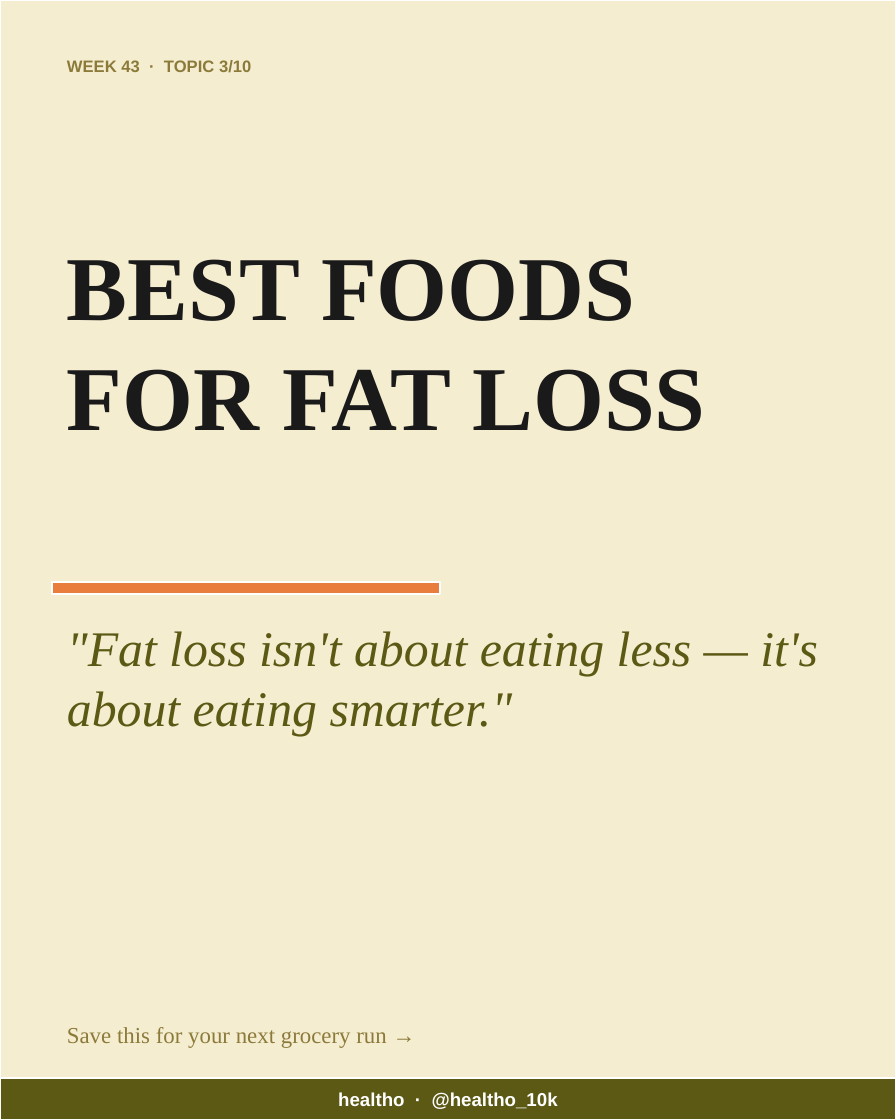
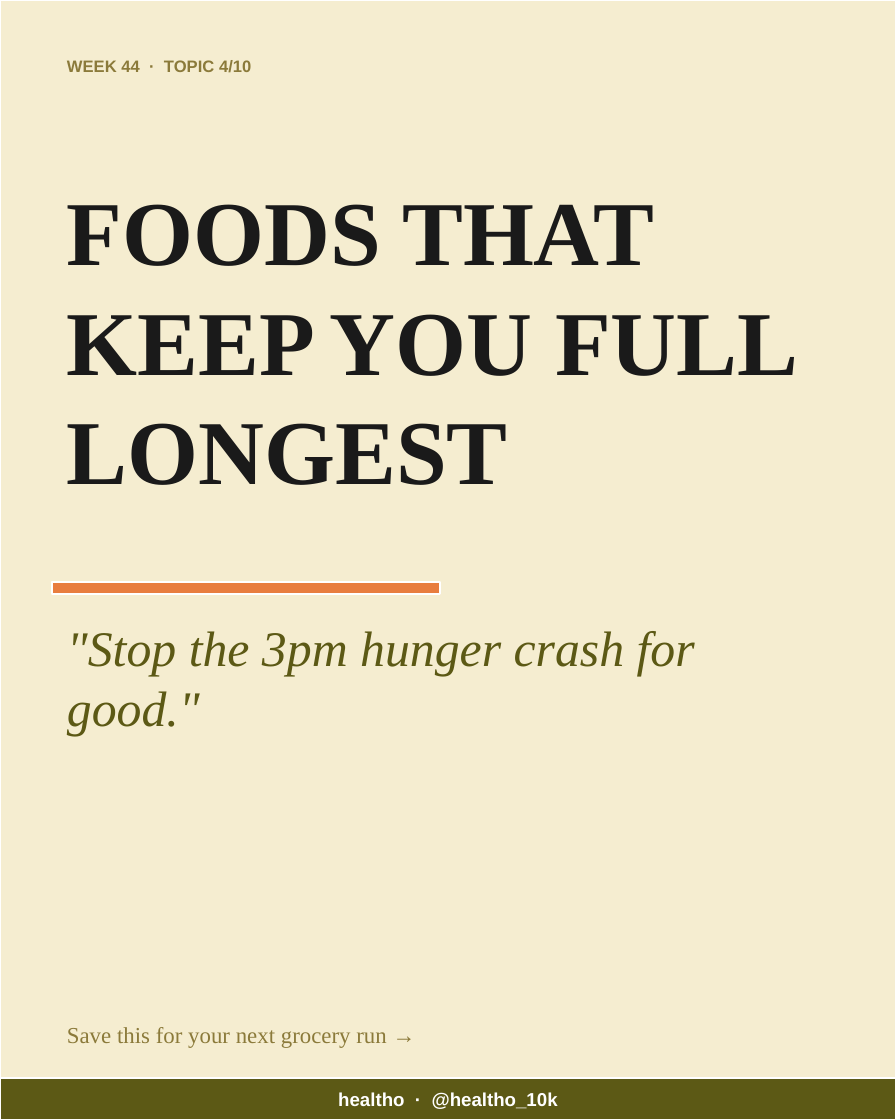
Before and after one commit to healtho-app/healtho, a slide deck: slide 1 of automation/output/latest-carousel.pptx. Drawn at 896x1120 pixels with LibreOffice and Linux fonts; fonts in the diff are those of the drawing. Boxes give left, top, right and bottom in pixels: in the first picture for what was removed or moved away, otherwise in the second. Text is boxed around its words. In the diff, an @@ line names an element or a change of style, - is before the commit and + after.

```diff
--- a/automation/output/latest-carousel.pptx
+++ b/automation/output/latest-carousel.pptx
@@ text at bbox=[67, 60, 251, 73]: text changed @@
-WEEK 43 · TOPIC 3/10
+WEEK 44 · TOPIC 4/10
@@ text at bbox=[67, 204, 798, 485]: text changed @@
-BEST FOODS FOR FAT LOSS
+FOODS THAT KEEP YOU FULL LONGEST
@@ text at bbox=[67, 631, 695, 736]: text changed @@
-"Fat loss isn't about eating less — it's about eating smarter."
+"Stop the 3pm hunger crash for good."
```
Also in this commit, not shown: 4 other slides changed, 5 other files.
